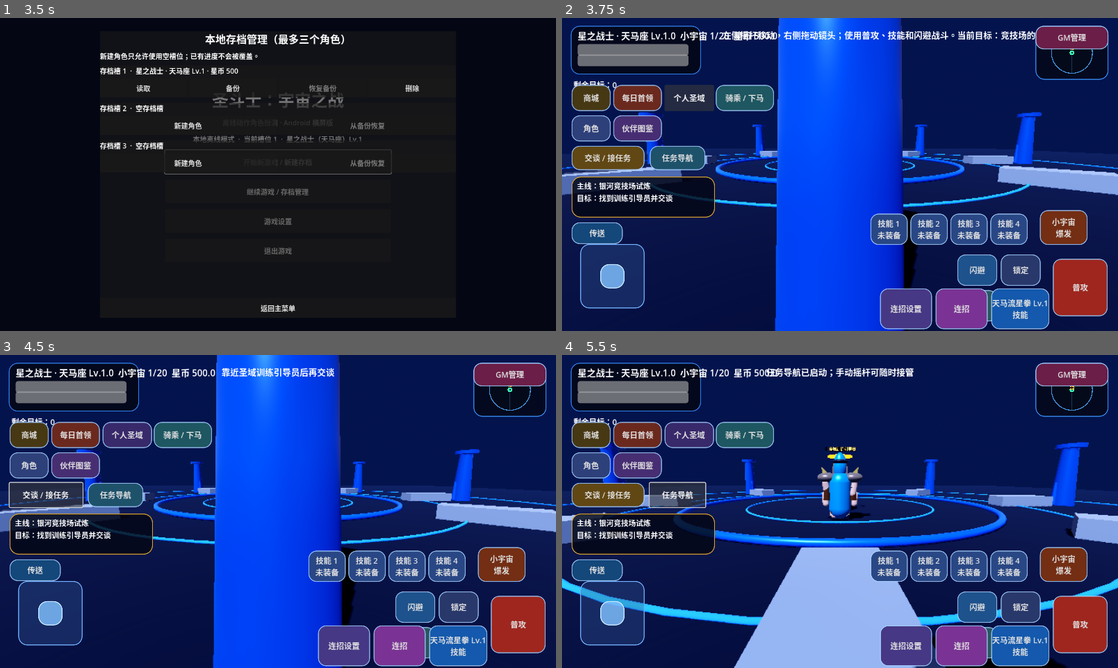
Above: before the commit, frames 1-4 (two rows, left to right).
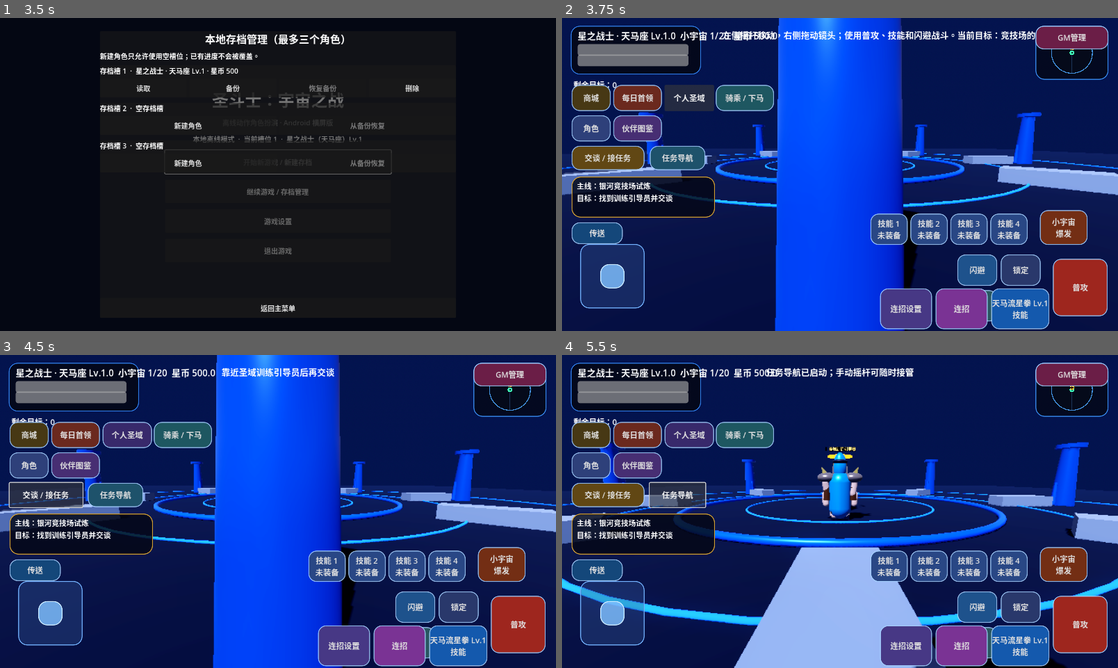
Above: after the commit, the same moments.

Repository: Qazwesrd/Saint-Seiya-Universe-War
Game: Godot game, scene res://scenes/main_menu.tscn
Same seed, same stepped clock (60 frames per second), same inputs: the game is played once before the commit and once after it.
Inputs:
- Up to frame 1 (3.5 s): click "开始新游戏 / 新建存档" at 0.5 s; click "开始新游戏 / 新建存档" at 1.25 s; click "继续游戏 / 存档管理" at 2 s; click "游戏设置" at 2.75 s
- Up to frame 2 (3.75 s): click "读取" at 3.5 s
- Up to frame 3 (4.5 s): click "交谈 / 接任务" at 4.25 s
- Up to frame 4 (5.5 s): click "任务导航" at 5 s

Frame 1 is identical in both runs. In frame 2, 0.2% of the frame differs, in the area x 0-100%, y 43-61%; in frame 3, 0.2%; in frame 4, 0.4%, in the area x 0-100%, y 38-86%.

Commit message:
Fix medium-quality chapter glow and respect effects toggle

Diff:
--- a/game/scripts/world_theme_manager.gd
+++ b/game/scripts/world_theme_manager.gd
@@ -24,9 +24,9 @@
     var high_quality := quality == "high"
     if is_instance_valid(world_environment) and is_instance_valid(world_environment.environment):
         var environment := world_environment.environment
-        environment.glow_enabled = effects_enabled and high_quality
+        environment.glow_enabled = effects_enabled
         environment.fog_enabled = quality != "low"
-        environment.glow_intensity = 0.42 if high_quality else 0.28
+        environment.glow_intensity = 0.42 if high_quality else (0.28 if quality == "medium" else 0.16)
     if is_instance_valid(sun):
         sun.shadow_enabled = shadows_enabled and quality != "low"
         sun.directional_shadow_max_distance = 72.0 if high_quality else 42.0
